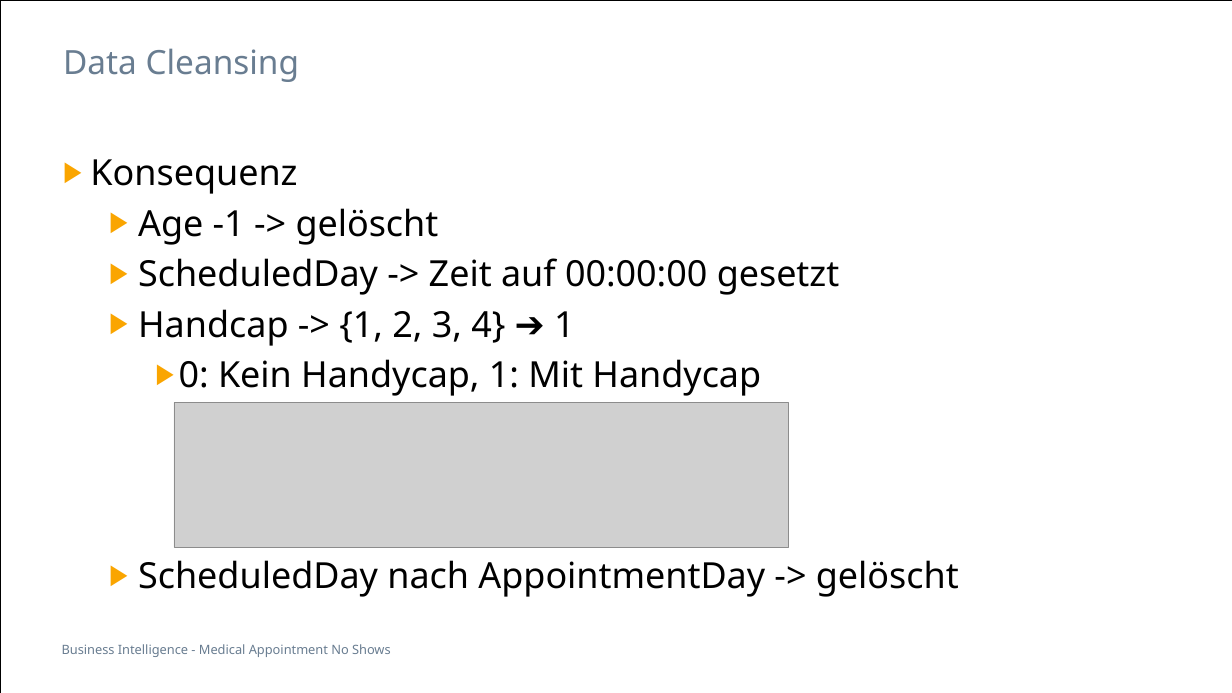
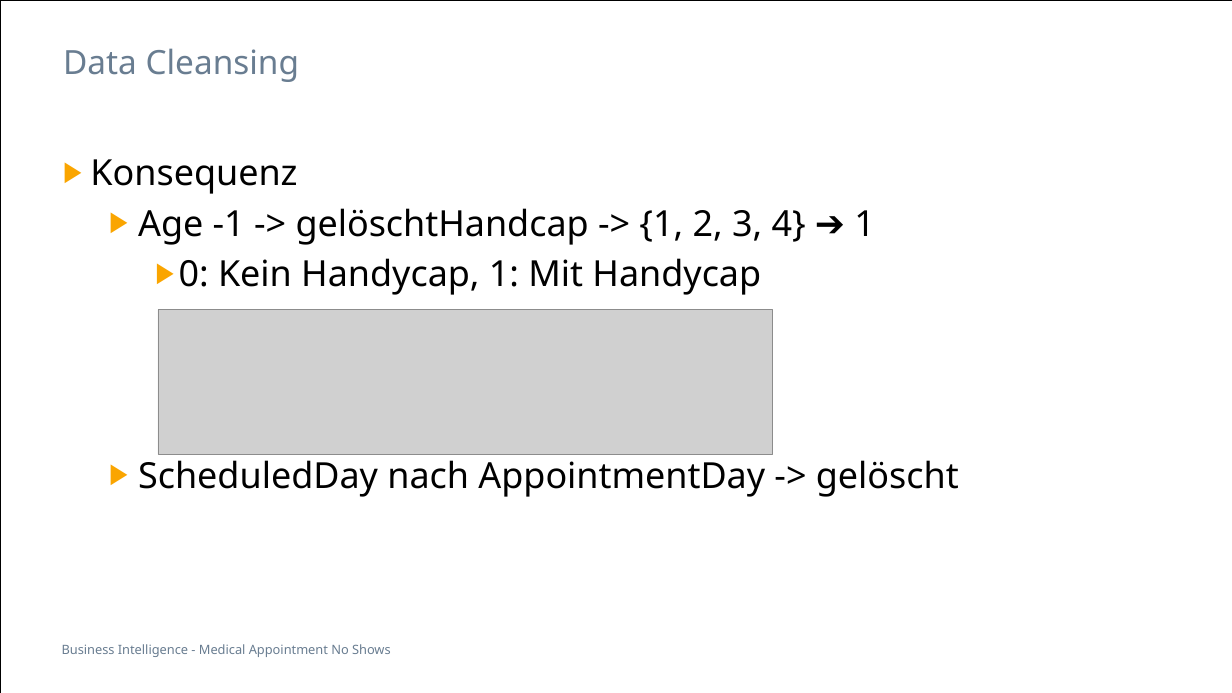
Before and after one commit to soldiervinz/BI_AppointmentShowUp, a slide deck: slide 15 of Medical Appointment No Shows.pptx (slide 14 before the commit). Drawn at 1232x693 pixels with LibreOffice and Linux fonts; fonts in the diff are those of the drawing; grey boxes stand for pictures. Boxes give left, top, right and bottom in pixels: in the first picture for what was removed or moved away, otherwise in the second. Text is boxed around its words. In the diff, an @@ line names an element or a change of style, - is before the commit and + after.

```diff
--- a/Medical Appointment No Shows.pptx
+++ b/Medical Appointment No Shows.pptx
@@ text at <box>138,208,875,245</box>: text changed @@
-  ▶ Age -1 -> gelöscht
-  ▶ ScheduledDay -> Zeit auf 00:00:00 gesetzt
-  ▶ Handcap -> {1, 2, 3, 4} ➔ 1
+  ▶ Age -1 -> gelöschtHandcap -> {1, 2, 3, 4} ➔ 1
@@ picture: place and size @@
-picture at <box>174,403,788,548</box>
+picture at <box>158,310,773,455</box>
```
Also in this commit, not shown: 3 other slides changed, 1 slide added, 1 other file.
